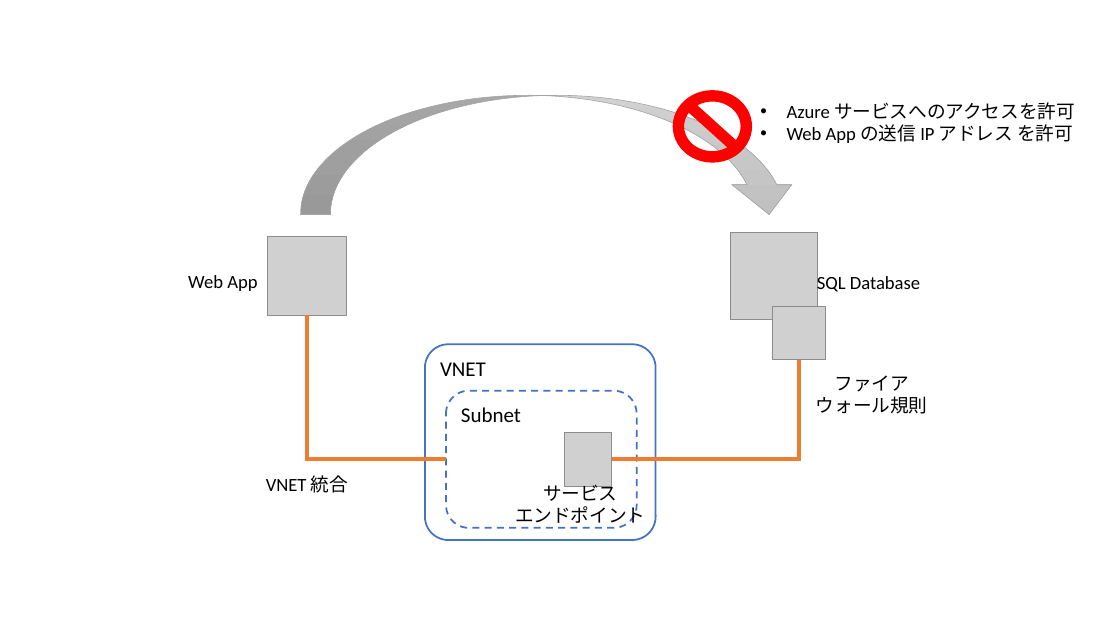
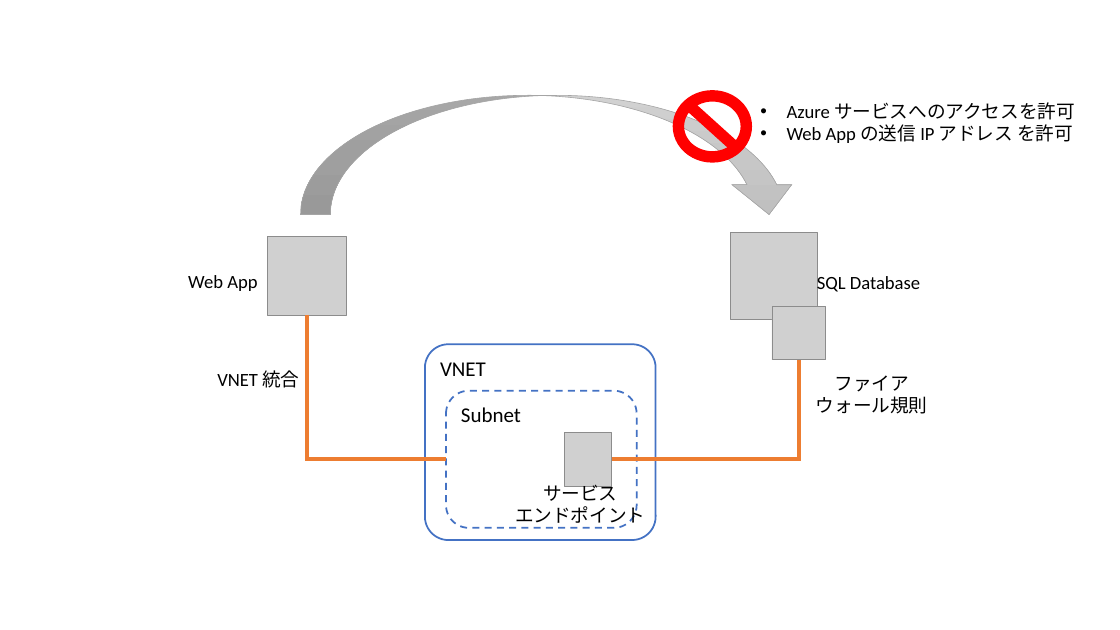
Before and after one commit to ayuina/ainaba-csa-blog, a slide deck: slide 1 of vnet-integ-and-service-endpoint/images/figures.pptx. Drawn at 1120x630 pixels with LibreOffice and Linux fonts; fonts in the diff are those of the drawing; grey boxes stand for pictures. Boxes give left, top, right and bottom in pixels: in the first picture for what was removed or moved away, otherwise in the second. Text is boxed around its words. In the diff, an @@ line names an element or a change of style, - is before the commit and + after.

```diff
--- a/vnet-integ-and-service-endpoint/images/figures.pptx
+++ b/vnet-integ-and-service-endpoint/images/figures.pptx
@@ text "VNET 統合": place and size @@
-text "VNET 統合" at box(266, 475, 348, 493)
+text "VNET 統合" at box(217, 370, 299, 388)
```
Also in this commit, not shown: 5 slides added, 3 slides removed.
